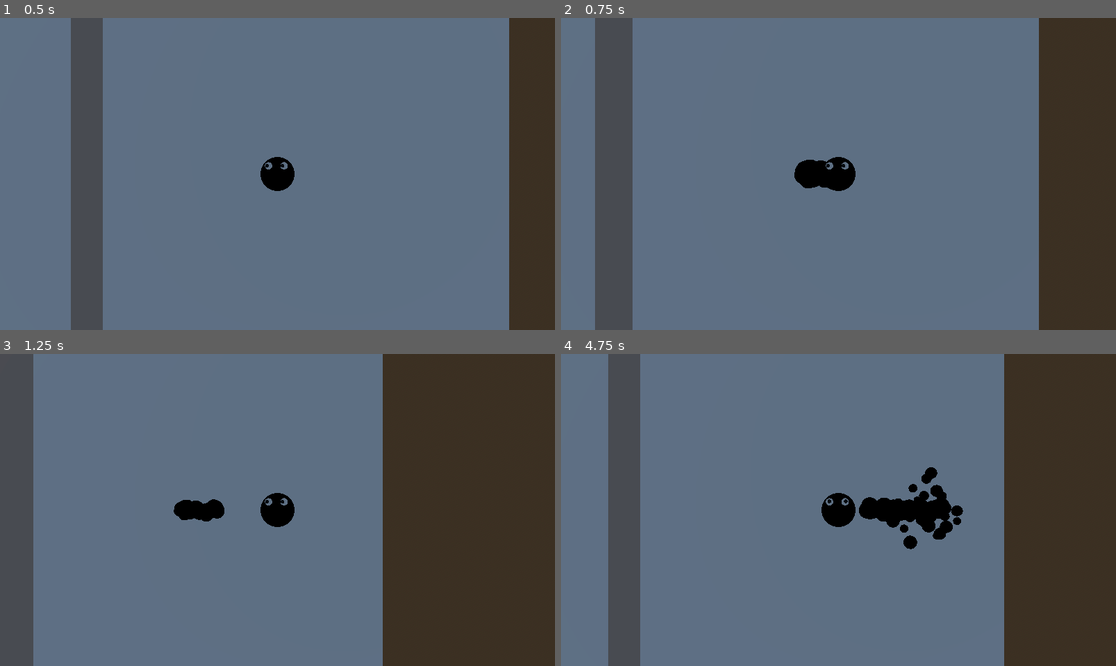
Above: before the commit, frames 1-4 (two rows, left to right).
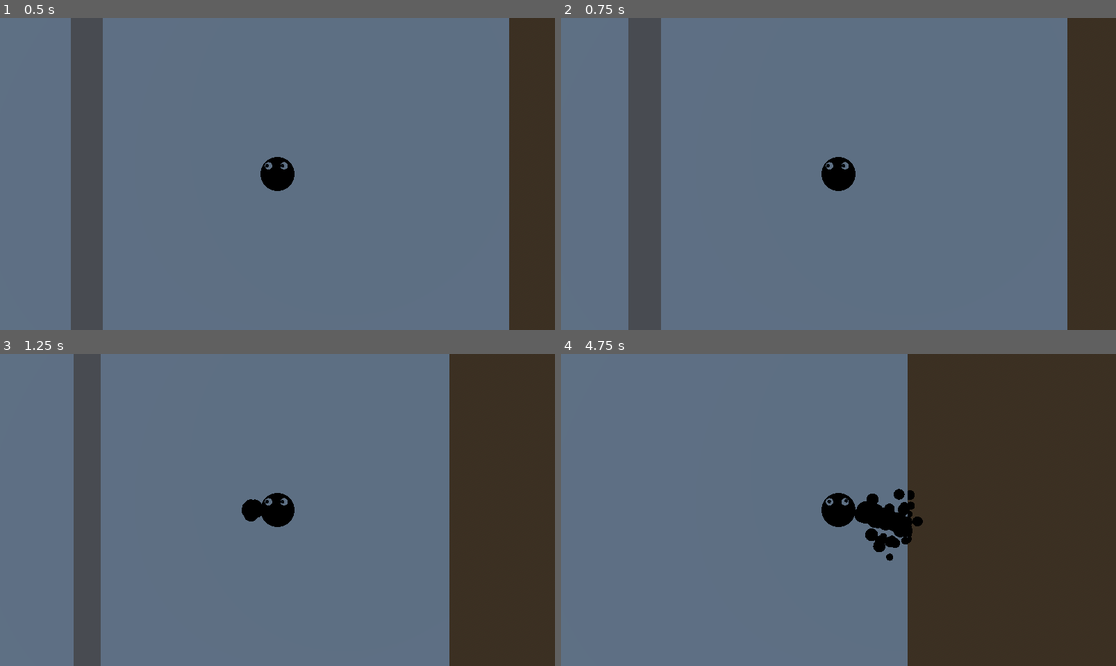
Above: after the commit, the same moments.

Repository: fossinating/trianglegamejam
Game: Godot game, scene res://levels/workshop.tscn
Two runs of this game, one before a commit and one after it. Both use one fixed random seed, a clock stepped at 60 frames per second and the inputs below.
Inputs:
- Up to frame 1 (0.5 s): no input
- Up to frame 2 (0.75 s): tap Enter at 0.5 s; hold D (move_right) from 0.53 s (still down)
- Up to frame 3 (1.25 s): keep holding D (move_right); tap Space (jump) at 0.77 s
- Up to frame 4 (4.75 s): release D (move_right) at 1.28 s; hold S (move_down) 1.28-2.03 s; tap Space (jump) at 1.52, 3.02, 3.77, 4.52 s; hold D (move_right) 2.03-2.78 s; hold W (move_up) 2.78-3.53 s; hold A (move_left) from 3.53 s (still down)

Frame 1 is identical in both runs. In frame 2, 17% of the frame differs, in the area x 6-92%, y 0-100%; in frame 3, 24%; in frame 4, 24%, in the area x 8-80%, y 0-100%.

Commit message:
Switch to an acceleration-based movement

Diff:
--- a/entities/player/player.gd
+++ b/entities/player/player.gd
@@ -1,7 +1,10 @@
 extends CharacterBody3D
 
 
-const SPEED = 5.0
+const MAX_SPEED = 5.0
+const ACCELERATION = 8.0
+const FRICTION = 8.0
+const MOVING_FRICTION = 4.0
 const JUMP_VELOCITY = 4.5
 
 @onready var ink_trail_particles: GPUParticles3D = get_node("Ink Trail Particles")
@@ -17,12 +20,27 @@
 	# TODO: Change this movement to acceleration-based to better fit a fluid creature
 	var input_dir = Input.get_vector("move_left", "move_right", "move_up", "move_down")
 	var direction = Vector3(input_dir.x, 0, input_dir.y).normalized()
+
+	var horiz_vel = velocity
+	horiz_vel.y = 0
+
 	if direction:
-		velocity.x = direction.x * SPEED
-		velocity.z = direction.z * SPEED
-	else:
-		velocity.x = move_toward(velocity.x, 0, SPEED)
-		velocity.z = move_toward(velocity.z, 0, SPEED)
+		horiz_vel += direction * ACCELERATION * delta
+
+		if horiz_vel.length_squared() > MAX_SPEED*MAX_SPEED:
+			horiz_vel = horiz_vel.normalized() * MAX_SPEED
+
+	horiz_vel -= min((MOVING_FRICTION if direction else FRICTION)*delta, horiz_vel.length()) * horiz_vel.normalized()
+
+	#if direction:
+#		velocity.x = direction.x * SPEED
+		#velocity.z = direction.z * SPEED
+	#else:
+	#	velocity.x = move_toward(velocity.x, 0, SPEED)
+#		velocity.z = move_toward(velocity.z, 0, SPEED)
+
+	velocity.x = horiz_vel.x
+	velocity.z = horiz_vel.z
 
 	# Handle ink waterfall climbing
 	ink_waterfall_detection_raycast.target_position = direction
--- a/entities/player/player.tscn
+++ b/entities/player/player.tscn
@@ -67,8 +67,6 @@
 
 [node name="Googly Eye" parent="." instance=ExtResource("2_kn8ih")]
 transform = Transform3D(1, 0, 0, 0, 1, 0, 0, 0, 1, -0.241533, 0.504706, -0.220065)
-damping = 0.1
 
 [node name="Googly Eye2" parent="." instance=ExtResource("2_kn8ih")]
 transform = Transform3D(1, 0, 0, 0, 1, 0, 0, 0, 1, 0.178728, 0.504706, -0.220065)
-damping = 0.1
